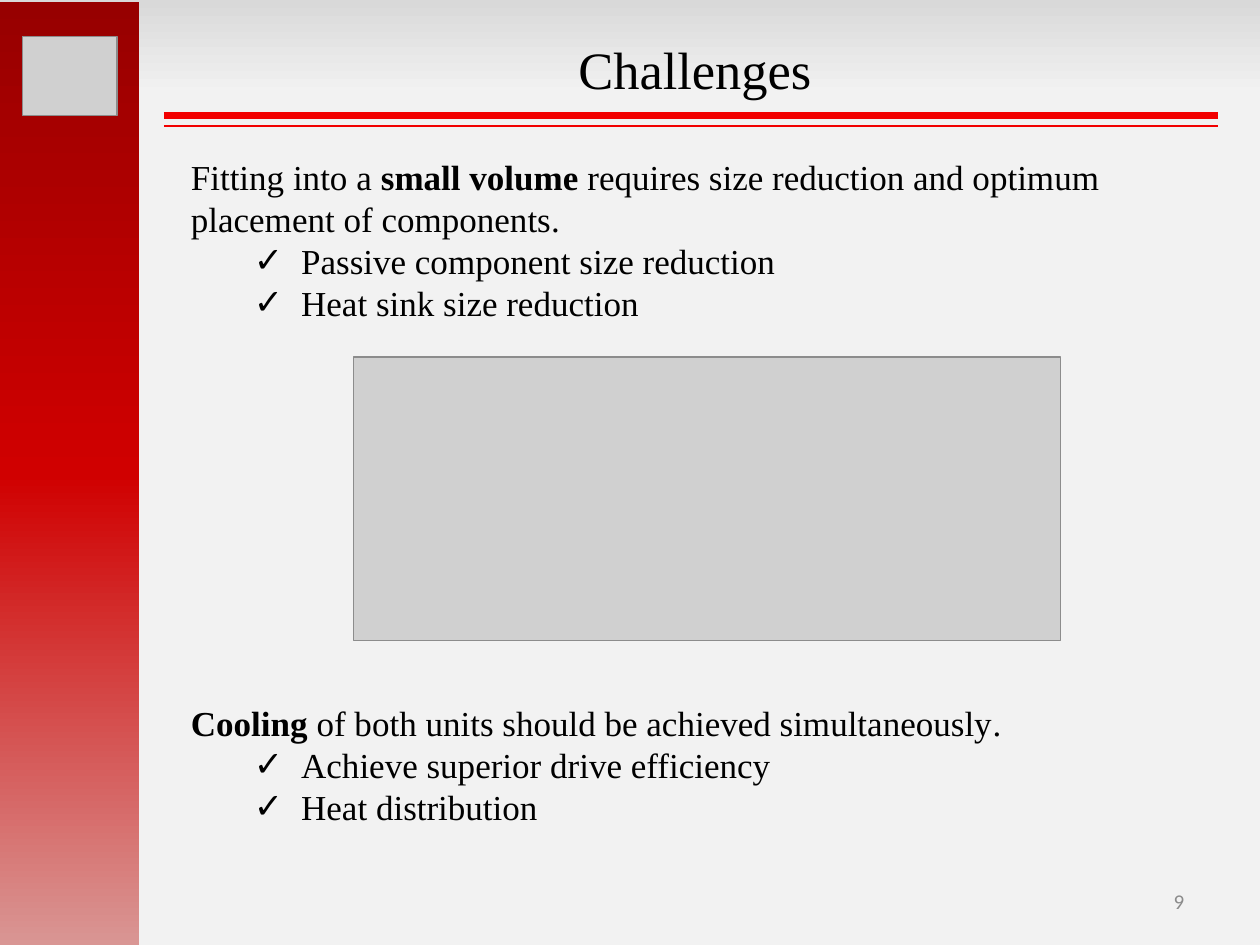
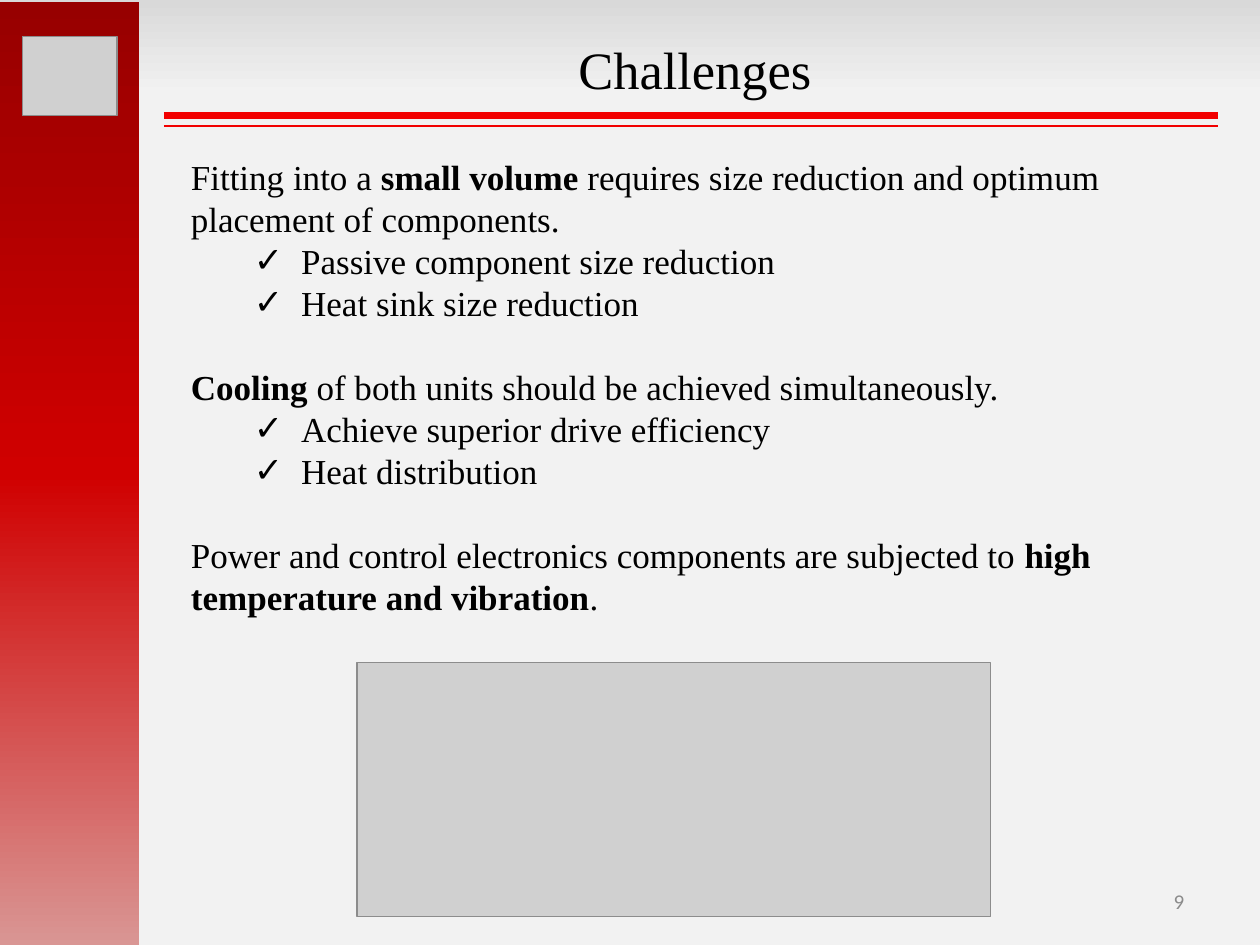
Before and after one commit to hakanpolat/IMMD, a slide deck: slide 9 of GRW2017/sunum/GRW2017_MesutUğur.pptx. Drawn at 1260x945 pixels with LibreOffice and Linux fonts; fonts in the diff are those of the drawing; grey boxes stand for pictures. Boxes give left, top, right and bottom in pixels: in the first picture for what was removed or moved away, otherwise in the second. Text is boxed around its words. In the diff, an @@ line names an element or a change of style, - is before the commit and + after.

```diff
--- a/GRW2017/sunum/GRW2017_MesutUğur.pptx
+++ b/GRW2017/sunum/GRW2017_MesutUğur.pptx
@@ text at box(191, 543, 1091, 618): paragraph added @@
+Power and control electronics components are subjected to high temperature and vibration.
@@ picture: place and size @@
-picture at box(354, 357, 1061, 640)
+picture at box(357, 663, 990, 917)
```
Also in this commit, not shown: 12 other slides changed, 1 slide removed.
